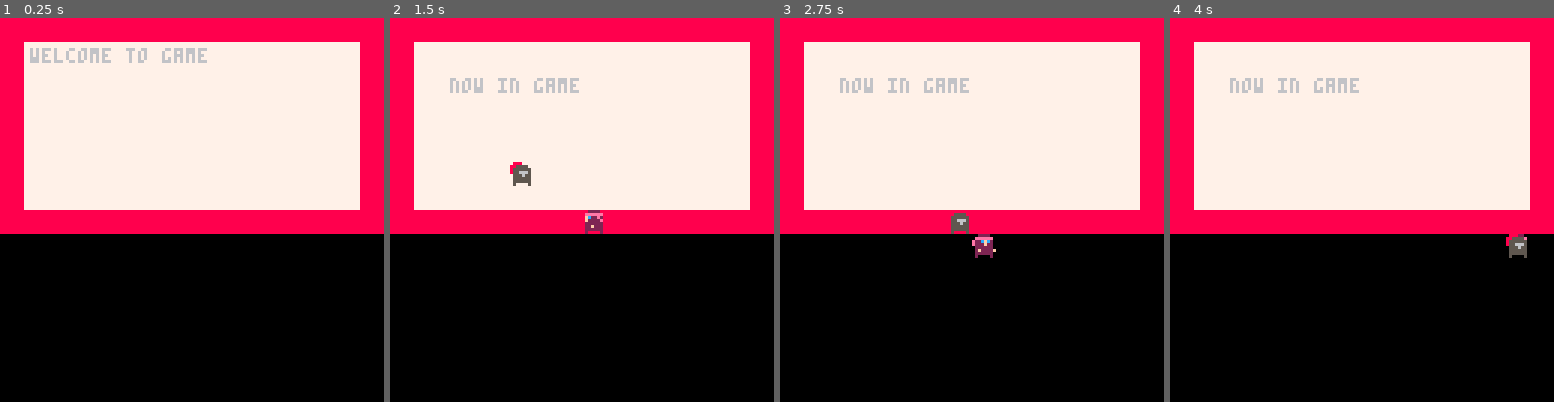
Above: before the commit, frames 1-4 (left to right).
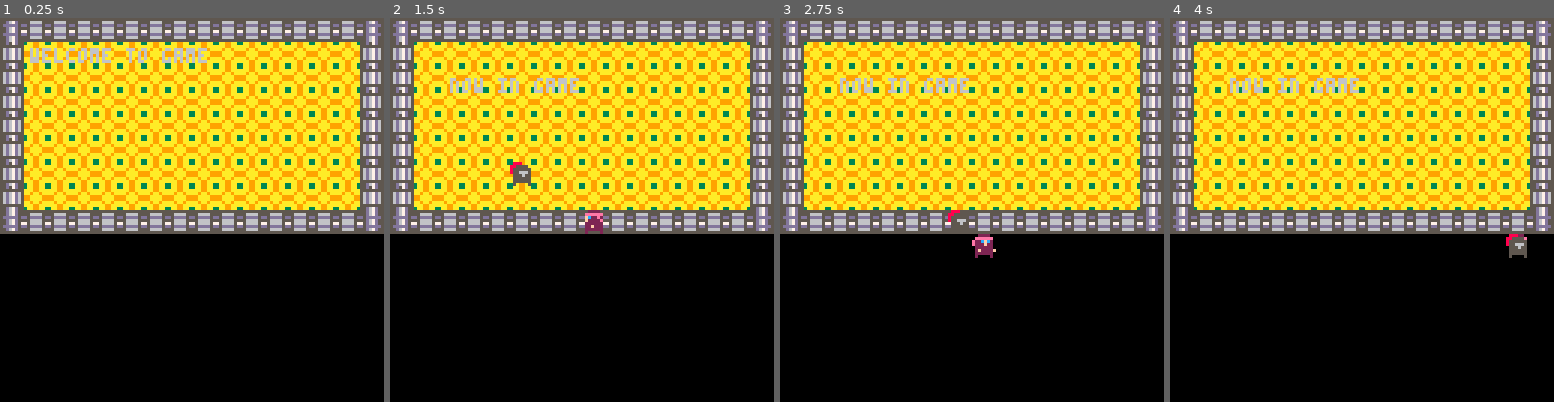
Above: after the commit, the same moments.

Repository: Braxmaster/Gamejam3012
Game: PICO-8 cartridge game.p8
Two runs of this game, one before a commit and one after it. Both use one fixed random seed, a clock stepped at 60 frames per second and the inputs below.
Inputs:
- Up to frame 1 (0.25 s): no input
- Up to frame 2 (1.5 s): tap O (Z key) at 0.33, 0.7, 1.43 s; tap X (X key) at 1.07 s
- Up to frame 3 (2.75 s): hold Left 1.97-2.37 s; tap X (X key) at 2.07, 2.4, 2.73 s; tap O (Z key) at 2.22 s; hold Down from 2.42 s (still down)
- Up to frame 4 (4 s): release Down at 2.82 s; hold Right 2.87-3.53 s; tap X (X key) at 3.07, 3.4, 3.73 s; tap O (Z key) at 3.1, 3.98 s; hold Up from 3.58 s (still down)

The runs differ from the first frame. In frame 1, 55% of the frame differs, in the area x 0-100%, y 0-57%; in frame 2, 55%; in frame 3, 55%; in frame 4, 56%.

Commit message:
Added fun interior design

Diff:
--- a/game.p8
+++ b/game.p8
@@ -208,57 +208,57 @@
 00000000000000000000000000000000000000000000000000000000000000000000000000000000000000000000000000000000000000000000000000000000
 00000000000000000000000000000000000000000000000000000000000000000000000000000000000000000000000000000000000000000000000000000000
 00000000000000000000000000000000000000000000000000000000000000000000000000000000000000000000000000000000000000000000000000000000
-00000000000000000000000000000000000000000000000000000000000000000000000000000000000000000000000000000000000000000000000000000000
-00000000000000000000000000000000000000000000000000000000000000000000000000000000000000000000000000000000000000000000000000000000
-00000000000000000000000000000000000000000000000000000000000000000000000000000000000000000000000000000000000000000000000000000000
-00000000000000000000000000000000000000000000000000000000000000000000000000000000000000000000000000000000000000000000000000000000
-00000000000000000000000000000000000000000000000000000000000000000000000000000000000000000000000000000000000000000000000000000000
-00000000000000000000000000000000000000000000000000000000000000000000000000000000000000000000000000000000000000000000000000000000
-00000000000000000000000000000000000000000000000000000000000000000000000000000000000000000000000000000000000000000000000000000000
-00000000000000000000000000000000000000000000000000000000000000000000000000000000000000000000000000000000000000000000000000000000
-77777777888888880000000000000000000000000000000000000000000000000000000000000000000000000000000000000000000000000000000000000000
-77777777888888880000000000000000000000000000000000000000000000000000000000000000000000000000000000000000000000000000000000000000
-77777777888888880000000000000000000000000000000000000000000000000000000000000000000000000000000000000000000000000000000000000000
-77777777888888880000000000000000000000000000000000000000000000000000000000000000000000000000000000000000000000000000000000000000
-77777777888888880000000000000000000000000000000000000000000000000000000000000000000000000000000000000000000000000000000000000000
-77777777888888880000000000000000000000000000000000000000000000000000000000000000000000000000000000000000000000000000000000000000
-77777777888888880000000000000000000000000000000000000000000000000000000000000000000000000000000000000000000000000000000000000000
-77777777888888880000000000000000000000000000000000000000000000000000000000000000000000000000000000000000000000000000000000000000
+0000000055d57d555555555555555555000000000000000000000000000000000000000000000000000000000000000000000000000000000000000000000000
+000000005555555555d67d5555d67d55000000000000000000000000000000000000000000000000000000000000000000000000000000000000000000000000
+0000000056d67d65d5ddddd55ddddd5d000000000000000000000000000000000000000000000000000000000000000000000000000000000000000000000000
+0000000056d67d6555d67d5555d67d55000000000000000000000000000000000000000000000000000000000000000000000000000000000000000000000000
+0000000056d67d6575d67d5555d67d57000000000000000000000000000000000000000000000000000000000000000000000000000000000000000000000000
+0000000056d67d65d5ddddd55ddddd5d000000000000000000000000000000000000000000000000000000000000000000000000000000000000000000000000
+000000005555555555d67d5555d67d55000000000000000000000000000000000000000000000000000000000000000000000000000000000000000000000000
+0000000055d67d5555d67d5555d67d55000000000000000000000000000000000000000000000000000000000000000000000000000000000000000000000000
+3aa99aa35555555555d67d5555d67d55000000000000000000000000000000000000000000000000000000000000000000000000000000000000000000000000
+aaa99aaa5566665555d67d5555d67d55000000000000000000000000000000000000000000000000000000000000000000000000000000000000000000000000
+aa9aa9aad5dddd5dd5ddddd55ddddd5d000000000000000000000000000000000000000000000000000000000000000000000000000000000000000000000000
+99aaaa995566665555d67d5555d67d55000000000000000000000000000000000000000000000000000000000000000000000000000000000000000000000000
+99aaaa997566665775d67d5555d67d57000000000000000000000000000000000000000000000000000000000000000000000000000000000000000000000000
+aa9aa9aad5dddd5dd5ddddd55ddddd5d000000000000000000000000000000000000000000000000000000000000000000000000000000000000000000000000
+aaa99aaa5566665555d67d5555d67d55000000000000000000000000000000000000000000000000000000000000000000000000000000000000000000000000
+3aa99aa3555555555555555555555555000000000000000000000000000000000000000000000000000000000000000000000000000000000000000000000000
 __gff__
-0000000000000000000000000000000000000000000000000000000000000000000000000000000000000000000000000000000000000000000000000000000000010000000000000000000000000000000000000000000000000000000000000001000000000000000000000000000000000000000000000000000000000000
+0000000000000000000000000000000000000000000000000000000000000000000000000000000000000000000000000000000000000000000000000000000000010000000000000000000000000000000000000000000000000000000000000001010000000000000000000000000000000000000000000000000000000000
 0000000000000000000000000000000000000000000000000000000000000000000000000000000000000000000000000000000000000000000000000000000000000000000000000000000000000000000000000000000000000000000000000000000000000000000000000000000000000000000000000000000000000000
 __map__
-6161616161616161616161616161616100000000000000000000000000000000000000000000000000000000000000000000000000000000000000000000000000000000000000000000000000000000000000000000000000000000000000000000000000000000000000000000000000000000000000000000000000000000
-6160606060606060606060606060606100000000000000000000000000000000000000000000000000000000000000000000000000000000000000000000000000000000000000000000000000000000000000000000000000000000000000000000000000000000000000000000000000000000000000000000000000000000
-6160606060606060606060606060606100000000000000000000000000000000000000000000000000000000000000000000000000000000000000000000000000000000000000000000000000000000000000000000000000000000000000000000000000000000000000000000000000000000000000000000000000000000
-6160606060606060606060606060606100000000000000000000000000000000000000000000000000000000000000000000000000000000000000000000000000000000000000000000000000000000000000000000000000000000000000000000000000000000000000000000000000000000000000000000000000000000
-6160606060606060606060606060606100000000000000000000000000000000000000000000000000000000000000000000000000000000000000000000000000000000000000000000000000000000000000000000000000000000000000000000000000000000000000000000000000000000000000000000000000000000
-6160606060606060606060606060606100000000000000000000000000000000000000000000000000000000000000000000000000000000000000000000000000000000000000000000000000000000000000000000000000000000000000000000000000000000000000000000000000000000000000000000000000000000
-6160606060606060606060606060606100000000000000000000000000000000000000000000000000000000000000000000000000000000000000000000000000000000000000000000000000000000000000000000000000000000000000000000000000000000000000000000000000000000000000000000000000000000
-6160606060606060606060606060606100000000000000000000000000000000000000000000000000000000000000000000000000000000000000000000000000000000000000000000000000000000000000000000000000000000000000000000000000000000000000000000000000000000000000000000000000000000
-6161616161616161616161616161616100000000000000000000000000000000000000000000000000000000000000000000000000000000000000000000000000000000000000000000000000000000000000000000000000000000000000000000000000000000000000000000000000000000000000000000000000000000
-…(25 lines of a section not shown)…
+5361616161616161616161616161615200000000000000000000000000000000000000000000000000000000000000000000000000000000000000000000000000000000000000000000000000000000000000000000000000000000000000000000000000000000000000000000000000000000000000000000000000000000
+5160606060606060606060606060605100000000000000000000000000000000000000000000000000000000000000000000000000000000000000000000000000000000000000000000000000000000000000000000000000000000000000000000000000000000000000000000000000000000000000000000000000000000
+5160606060606060606060606060605100000000000000000000000000000000000000000000000000000000000000000000000000000000000000000000000000000000000000000000000000000000000000000000000000000000000000000000000000000000000000000000000000000000000000000000000000000000
+5160606060606060606060606060605100000000000000000000000000000000000000000000000000000000000000000000000000000000000000000000000000000000000000000000000000000000000000000000000000000000000000000000000000000000000000000000000000000000000000000000000000000000
+5160606060606060606060606060605100000000000000000000000000000000000000000000000000000000000000000000000000000000000000000000000000000000000000000000000000000000000000000000000000000000000000000000000000000000000000000000000000000000000000000000000000000000
+5160606060606060606060606060605100000000000000000000000000000000000000000000000000000000000000000000000000000000000000000000000000000000000000000000000000000000000000000000000000000000000000000000000000000000000000000000000000000000000000000000000000000000
+5160606060606060606060606060605100000000000000000000000000000000000000000000000000000000000000000000000000000000000000000000000000000000000000000000000000000000000000000000000000000000000000000000000000000000000000000000000000000000000000000000000000000000
+5160606060606060606060606060605100000000000000000000000000000000000000000000000000000000000000000000000000000000000000000000000000000000000000000000000000000000000000000000000000000000000000000000000000000000000000000000000000000000000000000000000000000000
+6361616161616161616161616161616200000000000000000000000000000000000000000000000000000000000000000000000000000000000000000000000000000000000000000000000000000000000000000000000000000000000000000000000000000000000000000000000000000000000000000000000000000000
+…(25 lines of a section not shown)…
